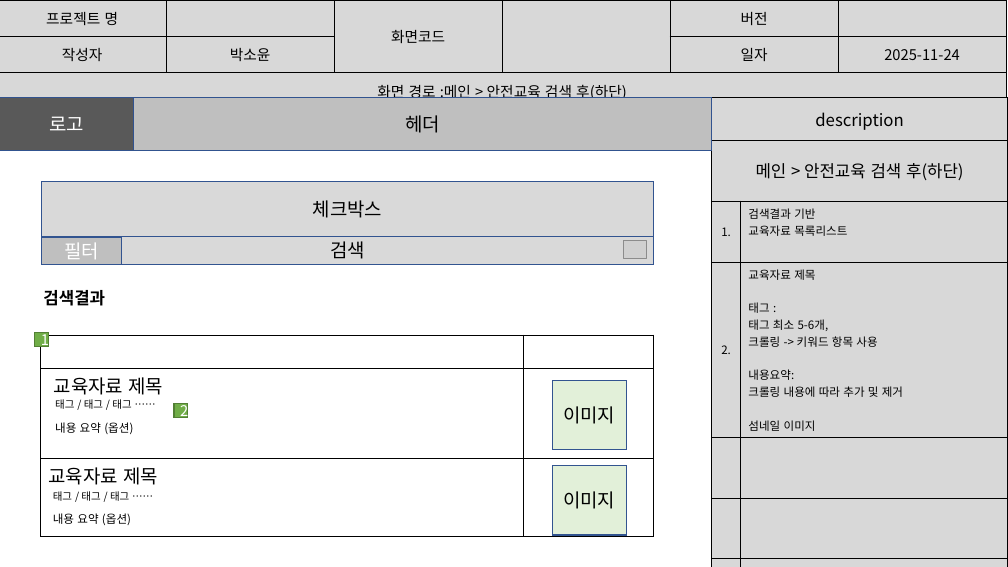
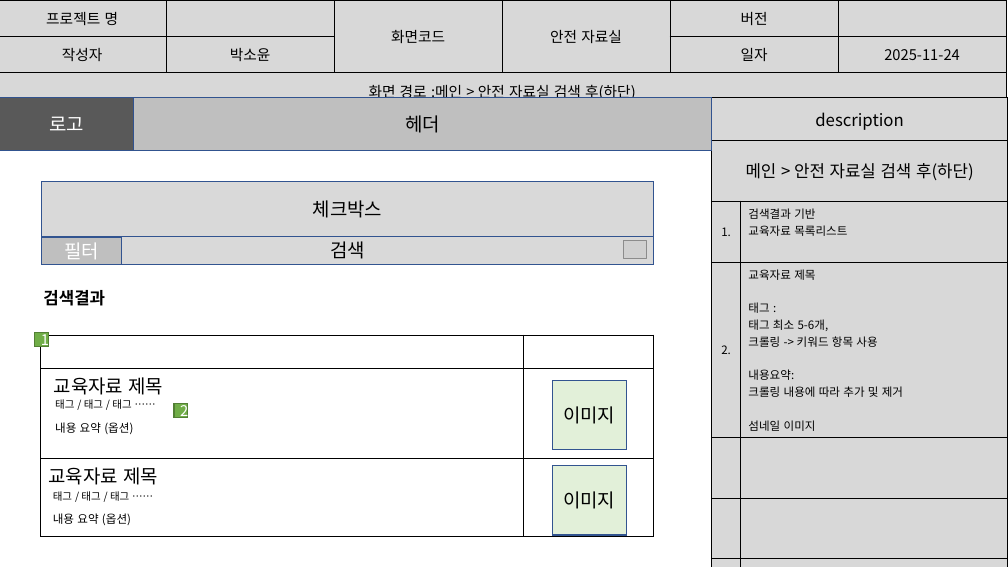
Before and after one commit to imyongchan/source, a slide deck: slide 33 of 종합기획/종합/스토리보드_종합중.pptx (slide 32 before the commit). Drawn at 1008x567 pixels with LibreOffice and Linux fonts; fonts in the diff are those of the drawing; grey boxes stand for pictures. Boxes give left, top, right and bottom in pixels: in the first picture for what was removed or moved away, otherwise in the second. Text is boxed around its words. In the diff, an @@ line names an element or a change of style, - is before the commit and + after.

```diff
--- a/종합기획/종합/스토리보드_종합중.pptx
+++ b/종합기획/종합/스토리보드_종합중.pptx
@@ table at (0, 0, 1006, 102) @@
-row 1, column 4: 
+row 1, column 4: 안전 자료실
-row 3, column 1: 화면 경로 :메인 > 안전교육 검색 후(하단)
+row 3, column 1: 화면 경로 :메인 > 안전 자료실 검색 후(하단)
@@ table at (712, 98, 1008, 567) @@
-row 2, column 1: 메인 > 안전교육 검색 후(하단)
+row 2, column 1: 메인 > 안전 자료실 검색 후(하단)
```
Also in this commit, not shown: 10 other slides changed, 1 slide added.
